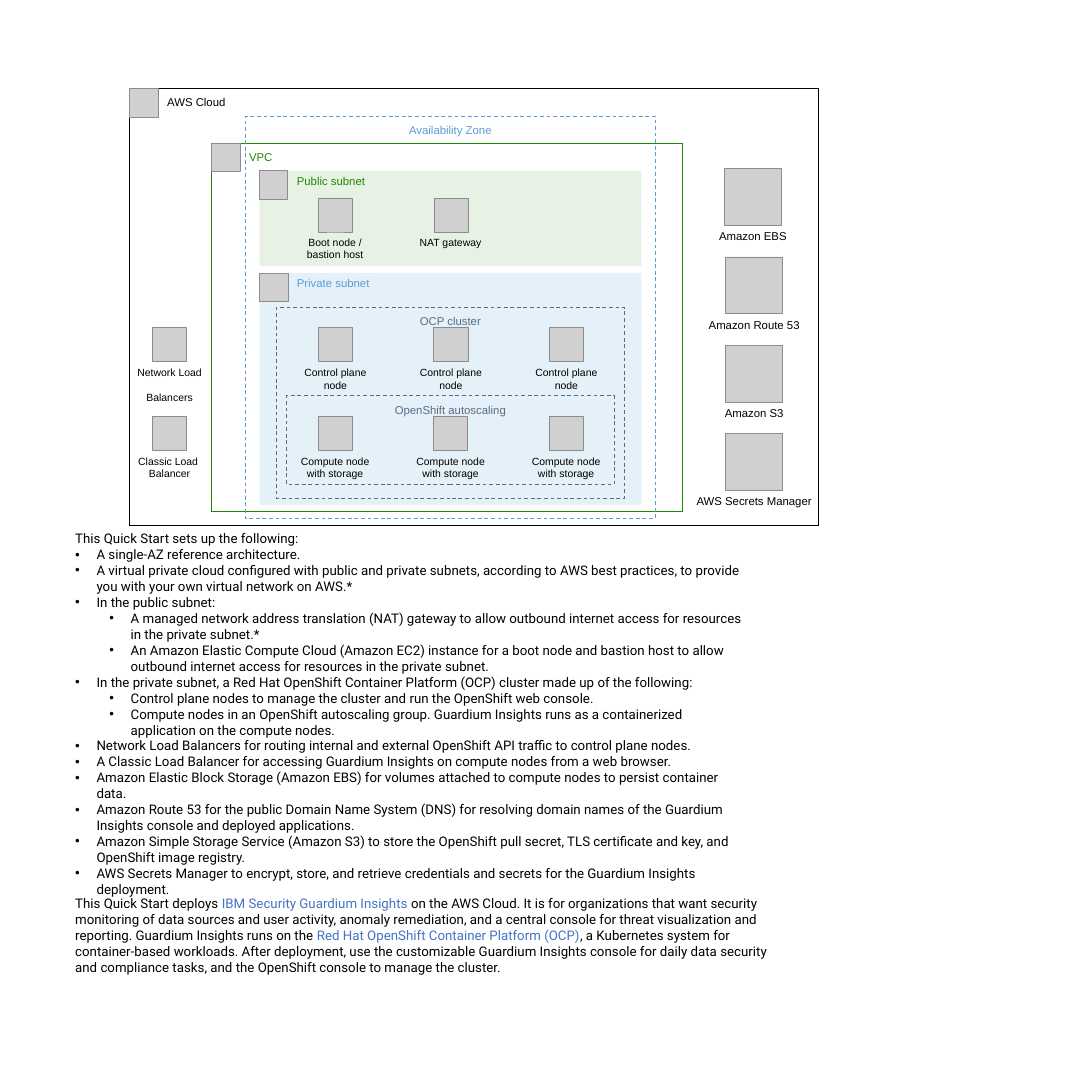
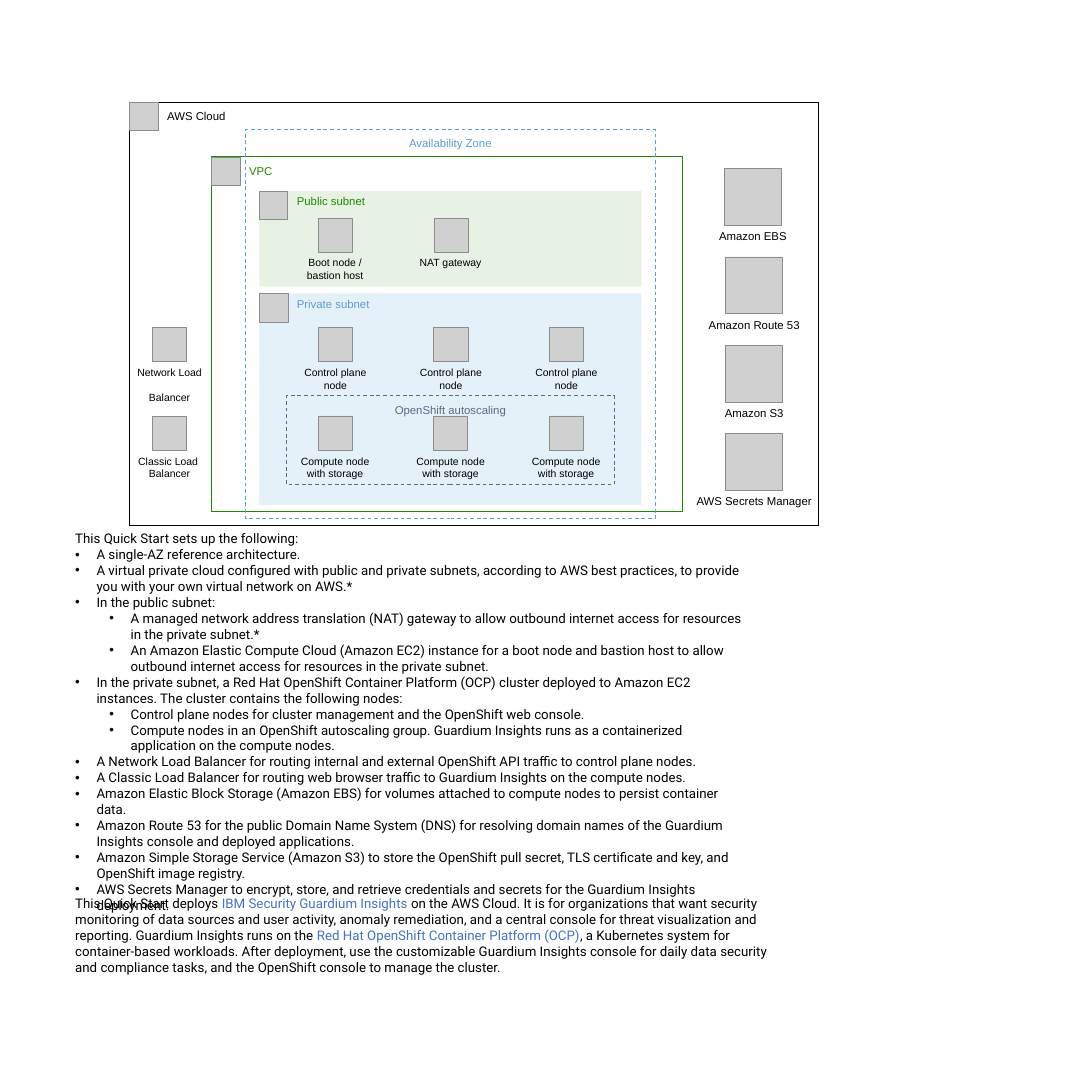
Before and after one commit to aws-quickstart/quickstart-ibm-security-guardium-insights, a slide deck: slide 1 of docs/deployment_guide/images/guardium-insights-architecture-diagram.pptx. Drawn at 1092x1092 pixels with LibreOffice and Linux fonts; fonts in the diff are those of the drawing; grey boxes stand for pictures. Boxes give left, top, right and bottom in pixels: in the first picture for what was removed or moved away, otherwise in the second. Text is boxed around its words. In the diff, an @@ line names an element or a change of style, - is before the commit and + after.

```diff
--- a/docs/deployment_guide/images/guardium-insights-architecture-diagram.pptx
+++ b/docs/deployment_guide/images/guardium-insights-architecture-diagram.pptx
@@ rectangle "AWS Cloud" resized from (x1=130, y1=89, x2=819, y2=526) to (x1=130, y1=102, x2=819, y2=526) @@
@@ picture moved from (x1=130, y1=89, x2=158, y2=117) to (x1=130, y1=102, x2=158, y2=131) @@
@@ rectangle "Availability Zone" resized from (x1=246, y1=116, x2=655, y2=519) to (x1=246, y1=130, x2=655, y2=519) @@
@@ rectangle "VPC" resized from (x1=212, y1=143, x2=682, y2=512) to (x1=212, y1=157, x2=682, y2=512) @@
@@ picture moved from (x1=212, y1=143, x2=240, y2=172) to (x1=212, y1=157, x2=240, y2=186) @@
@@ 4 pictures, 2 texts, 1 rectangle moved together from (x1=259, y1=171, x2=642, y2=302) to (x1=259, y1=191, x2=642, y2=322) @@
@@ rectangle "Private subnet" resized from (x1=259, y1=273, x2=642, y2=505) to (x1=259, y1=293, x2=642, y2=505) @@
@@ rectangle removed at (x1=276, y1=307, x2=624, y2=498) @@
-OCP cluster
@@ text at (x1=137, y1=368, x2=202, y2=401): text changed @@
-Network Load
-Balancers
+Network Load
+Balancer
@@ text at (x1=97, y1=676, x2=691, y2=722): text changed @@
-• In the private subnet, a Red Hat OpenShift Container Platform (OCP) cluster made up of the following:
-  • Control plane nodes to manage the cluster and run the OpenShift web console.
+• In the private subnet, a Red Hat OpenShift Container Platform (OCP) cluster deployed to Amazon EC2 instances. The cluster contains the following nodes:
+  • Control plane nodes for cluster management and the OpenShift web console.
@@ text at (x1=97, y1=756, x2=696, y2=785): text changed @@
-• Network Load Balancers for routing internal and external OpenShift API traffic to control plane nodes.
-• A Classic Load Balancer for accessing Guardium Insights on compute nodes from a web browser.
+• A Network Load Balancer for routing internal and external OpenShift API traffic to control plane nodes.
+• A Classic Load Balancer for routing web browser traffic to Guardium Insights on the compute nodes.
```
Also in this commit, not shown: 3 other files.
